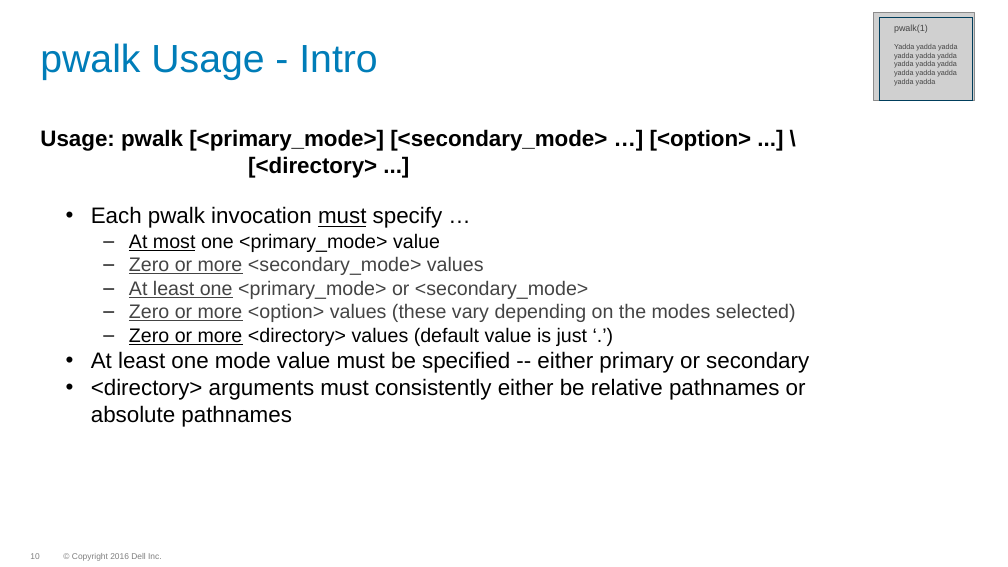
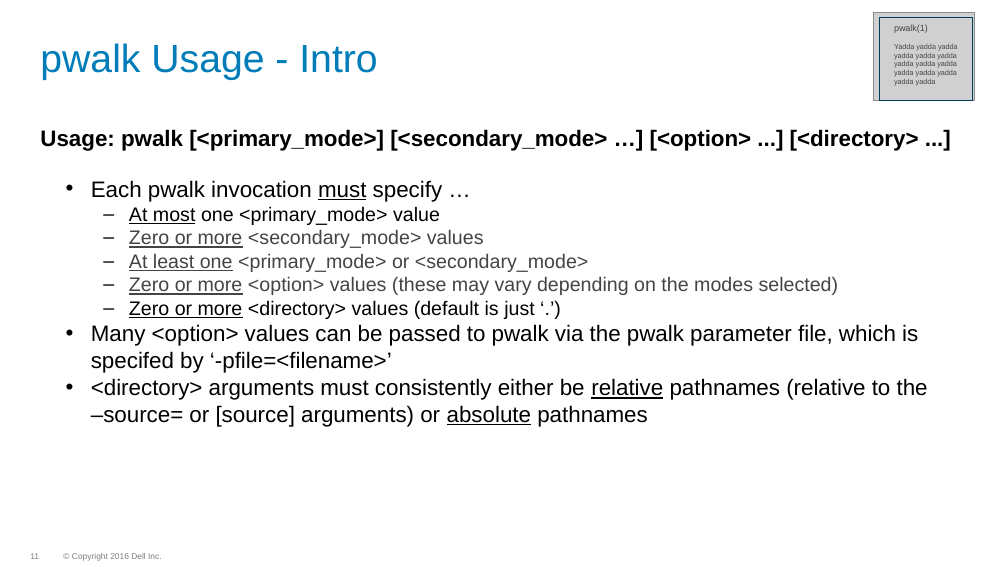
Before and after one commit to WhizBob/pwalk, a slide deck: slide 11 of doc/pwalk_slides.pptx (slide 10 before the commit). Drawn at 1008x567 pixels with LibreOffice and Linux fonts; fonts in the diff are those of the drawing; grey boxes stand for pictures; background and template pictures are left out. Boxes give left, top, right and bottom in pixels: in the first picture for what was removed or moved away, otherwise in the second. Text is boxed around its words. In the diff, an @@ line names an element or a change of style, - is before the commit and + after.

```diff
--- a/doc/pwalk_slides.pptx
+++ b/doc/pwalk_slides.pptx
@@ text at box(40, 129, 919, 151): text changed @@
-Usage: pwalk [<primary_mode>] [<secondary_mode> …] [<option> ...] \
-[<directory> ...]
+Usage: pwalk [<primary_mode>] [<secondary_mode> …] [<option> ...] [<directory> ...]
@@ text at box(91, 276, 928, 427): text changed @@
-  – Zero or more <option> values (these vary depending on the modes selected)
-  – Zero or more <directory> values (default value is just ‘.’)
-• At least one mode value must be specified -- either primary or secondary
-• <directory> arguments must consistently either be relative pathnames or
-  absolute pathnames
+  – Zero or more <option> values (these may vary depending on the modes selected)
+  – Zero or more <directory> values (default is just ‘.’)
+• Many <option> values can be passed to pwalk via the pwalk parameter file, which is specifed by ‘-pfile=<filename>’
+• <directory> arguments must consistently either be relative pathnames (relative to the
+  –source= or [source] arguments) or absolute pathnames
@@ page number at box(30, 553, 39, 559): text changed @@
-10
+11
```
Also in this commit, not shown: 17 other slides changed, 8 slides added, 11 other files.
